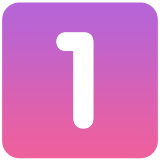
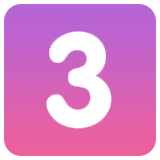
Comparing the layer stacks of the two 160 x 160 images. Changes:
added layer "Layer 7" above "Layer 6" over [46, 31, 112, 129]
hid "Layer 5" over [56, 32, 94, 129]
added layer "three" in group "Group 1" over [4, 4, 156, 156]
hid "1" over [2, 2, 158, 159]
